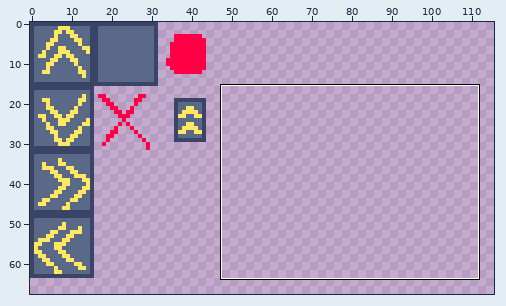
Edited in one commit: sprite sheet (gfx/tileset.png). The first picture is a wide view before the edit; the outline marks the close-up.
Close-up. First the earlier version:
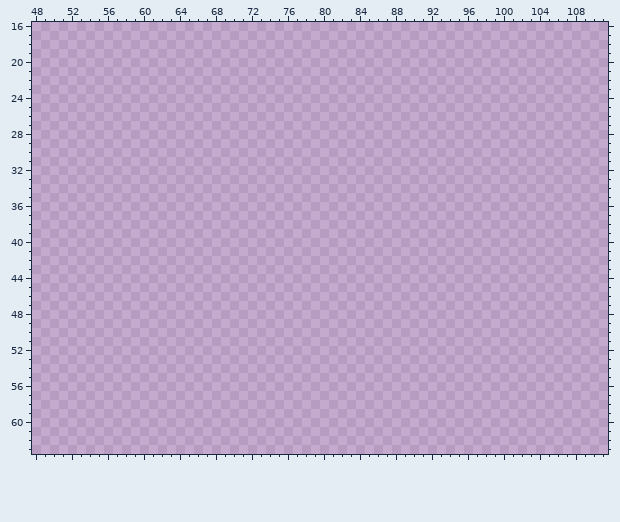
The file is 256x256 pixels. Shown: x 48..111, y 16..63. The wide view leaves out empty margins. The commit also changed other parts of the picture, which this record leaves out.
Now the later version:
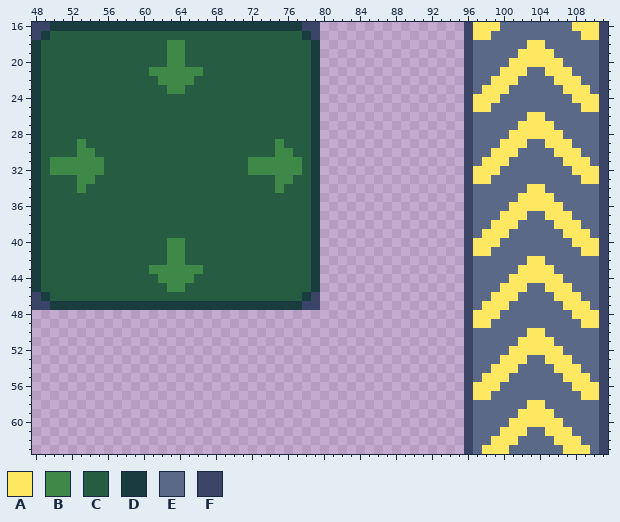
Palette (. is transparent): A #fee761  B #3e8948  C #265c42  D #193c3e  E #5a6988  F #3a4466
Diff:
Changed rows in their new state; - is an unchanged pixel.
first column x 48:
16 FFDDDDDDDDDDDDDDDDDDDDDDDDDDDDFF----------------FAAAEEEEEEEEAAAF
17 FDCCCCCCCCCCCCCCCCCCCCCCCCCCCCDF----------------FAAEEEEEEEEEEAAF
18 DCCCCCCCCCCCCCCBBCCCCCCCCCCCCCCD----------------FEEEEEEAAEEEEEEF
19 DCCCCCCCCCCCCCCBBCCCCCCCCCCCCCCD----------------FEEEEEAAAAEEEEEF
20 DCCCCCCCCCCCCCCBBCCCCCCCCCCCCCCD----------------FEEEEAAAAAAEEEEF
21 DCCCCCCCCCCCCBBBBBBCCCCCCCCCCCCD----------------FEEEAAAEEAAAEEEF
22 DCCCCCCCCCCCCCBBBBCCCCCCCCCCCCCD----------------FEEAAAEEEEAAAEEF
23 DCCCCCCCCCCCCCCBBCCCCCCCCCCCCCCD----------------FEAAAEEEEEEAAAEF
24 DCCCCCCCCCCCCCCCCCCCCCCCCCCCCCCD----------------FAAAEEEEEEEEAAAF
25 DCCCCCCCCCCCCCCCCCCCCCCCCCCCCCCD----------------FAAEEEEEEEEEEAAF
26 DCCCCCCCCCCCCCCCCCCCCCCCCCCCCCCD----------------FEEEEEEAAEEEEEEF
27 DCCCCCCCCCCCCCCCCCCCCCCCCCCCCCCD----------------FEEEEEAAAAEEEEEF
28 DCCCCCCCCCCCCCCCCCCCCCCCCCCCCCCD----------------FEEEEAAAAAAEEEEF
29 DCCCCBCCCCCCCCCCCCCCCCCCCCCBCCCD----------------FEEEAAAEEAAAEEEF
30 DCCCCBBCCCCCCCCCCCCCCCCCCCCBBCCD----------------FEEAAAEEEEAAAEEF
31 DCBBBBBBCCCCCCCCCCCCCCCCBBBBBBCD----------------FEAAAEEEEEEAAAEF
32 DCBBBBBBCCCCCCCCCCCCCCCCBBBBBBCD----------------FAAAEEEEEEEEAAAF
33 DCCCCBBCCCCCCCCCCCCCCCCCCCCBBCCD----------------FAAEEEEEEEEEEAAF
34 DCCCCBCCCCCCCCCCCCCCCCCCCCCBCCCD----------------FEEEEEEAAEEEEEEF
35 DCCCCCCCCCCCCCCCCCCCCCCCCCCCCCCD----------------FEEEEEAAAAEEEEEF
36 DCCCCCCCCCCCCCCCCCCCCCCCCCCCCCCD----------------FEEEEAAAAAAEEEEF
37 DCCCCCCCCCCCCCCCCCCCCCCCCCCCCCCD----------------FEEEAAAEEAAAEEEF
38 DCCCCCCCCCCCCCCCCCCCCCCCCCCCCCCD----------------FEEAAAEEEEAAAEEF
39 DCCCCCCCCCCCCCCCCCCCCCCCCCCCCCCD----------------FEAAAEEEEEEAAAEF
40 DCCCCCCCCCCCCCCBBCCCCCCCCCCCCCCD----------------FAAAEEEEEEEEAAAF
41 DCCCCCCCCCCCCCCBBCCCCCCCCCCCCCCD----------------FAAEEEEEEEEEEAAF
42 DCCCCCCCCCCCCCCBBCCCCCCCCCCCCCCD----------------FEEEEEEAAEEEEEEF
43 DCCCCCCCCCCCCBBBBBBCCCCCCCCCCCCD----------------FEEEEEAAAAEEEEEF
44 DCCCCCCCCCCCCCBBBBCCCCCCCCCCCCCD----------------FEEEEAAAAAAEEEEF
45 DCCCCCCCCCCCCCCBBCCCCCCCCCCCCCCD----------------FEEEAAAEEAAAEEEF
46 FDCCCCCCCCCCCCCCCCCCCCCCCCCCCCDF----------------FEEAAAEEEEAAAEEF
47 FFDDDDDDDDDDDDDDDDDDDDDDDDDDDDFF----------------FEAAAEEEEEEAAAEF
48 ------------------------------------------------FAAAEEEEEEEEAAAF
49 ------------------------------------------------FAAEEEEEEEEEEAAF
50 ------------------------------------------------FEEEEEEAAEEEEEEF
51 ------------------------------------------------FEEEEEAAAAEEEEEF
52 ------------------------------------------------FEEEEAAAAAAEEEEF
53 ------------------------------------------------FEEEAAAEEAAAEEEF
54 ------------------------------------------------FEEAAAEEEEAAAEEF
55 ------------------------------------------------FEAAAEEEEEEAAAEF
56 ------------------------------------------------FAAAEEEEEEEEAAAF
57 ------------------------------------------------FAAEEEEEEEEEEAAF
58 ------------------------------------------------FEEEEEEAAEEEEEEF
59 ------------------------------------------------FEEEEEAAAAEEEEEF
60 ------------------------------------------------FEEEEAAAAAAEEEEF
61 ------------------------------------------------FEEEAAAEEAAAEEEF
62 ------------------------------------------------FEEAAAEEEEAAAEEF
63 ------------------------------------------------FEAAAEEEEEEAAAEF
Pixel boxes of the changes (left, top, right, bottom) in both close-ups:
added: (32, 22, 320, 310)
added: (464, 22, 608, 454)
